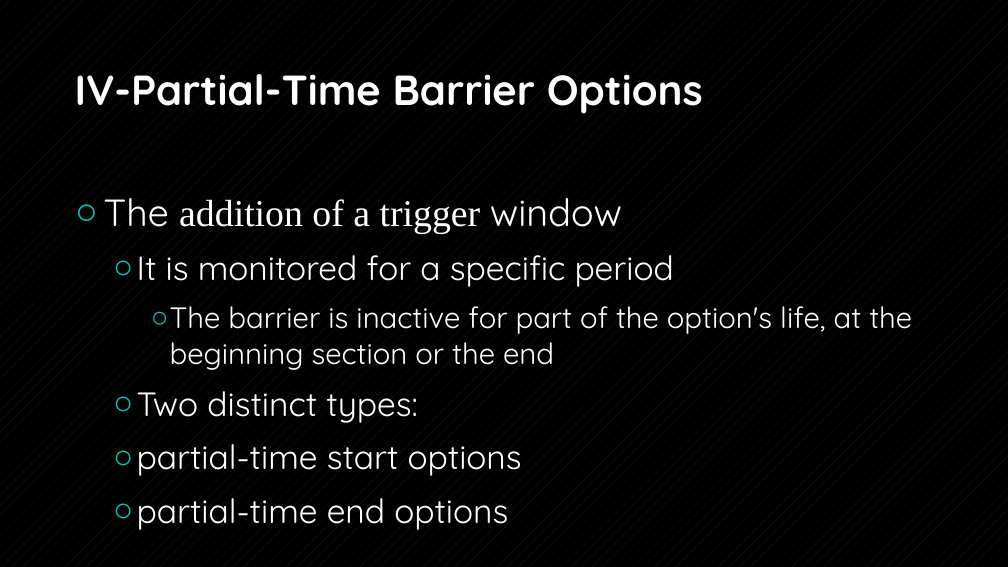
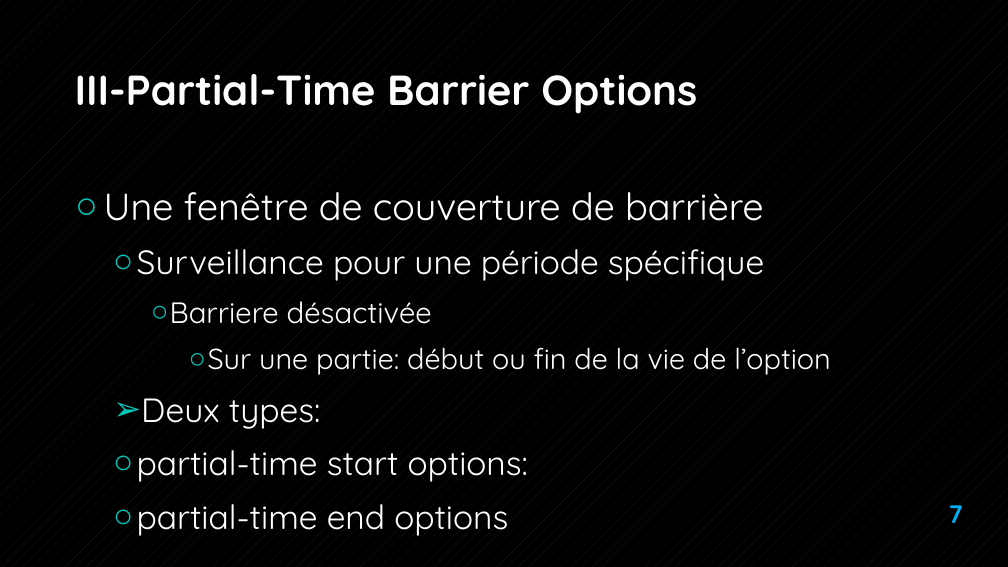
Before and after one commit to Ayadi07/Quantlib, a slide deck: slide 7 of report and presentation/QuantLib1.3 16-01-2014-modified version.pptx (slide 8 before the commit). Drawn at 1008x567 pixels with LibreOffice and Linux fonts; fonts in the diff are those of the drawing; background and template pictures are left out. Boxes give left, top, right and bottom in pixels: in the first picture for what was removed or moved away, otherwise in the second. Text is boxed around its words. In the diff, an @@ line names an element or a change of style, - is before the commit and + after.

```diff
--- a/report and presentation/QuantLib1.3 16-01-2014-modified version.pptx
+++ b/report and presentation/QuantLib1.3 16-01-2014-modified version.pptx
@@ title at bbox=[75, 74, 697, 114]: text changed @@
-IV-Partial-Time Barrier Options
+III-Partial-Time Barrier Options
@@ text at bbox=[104, 192, 831, 482]: text changed; size 28 to 32 pt @@
-○ The addition of a trigger window
-  ○ It is monitored for a specific period
-    ○ The barrier is inactive for part of the option's life, at the beginning section or the end
-  ○ Two distinct types:
-  ○ partial-time start options
+○ Une fenêtre de couverture de barrière
+  ○ Surveillance pour une période spécifique
+    ○ Barriere désactivée
+      ○ Sur une partie: début ou fin de la vie de l’option
+  ➢ Deux types:
+  ○ partial-time start options:
@@ page number added at bbox=[949, 505, 963, 523], 24 pt, text #00B0F0, bold @@
+7
```
Also in this commit, not shown: 4 other slides changed, 16 slides added, 8 slides removed, 2 other files.
